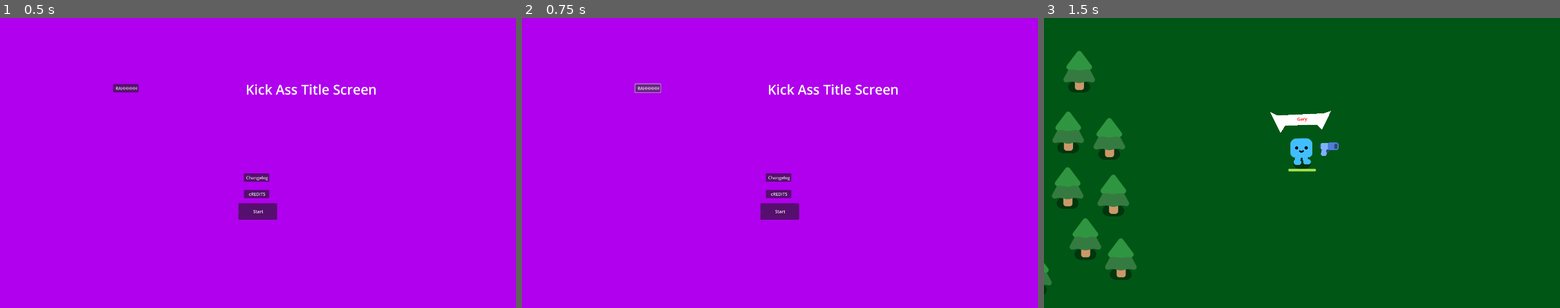
Above: before the commit, frames 1-3 (left to right).
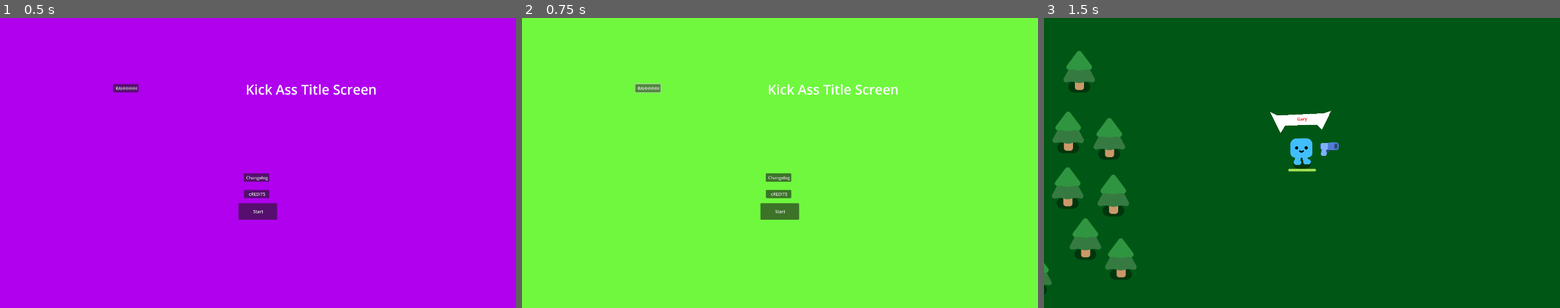
Above: after the commit, the same moments.

Repository: OcksDev/PizzaSurvivors
Game: Godot game, scene res://main_menu.tscn
Same seed, same stepped clock (60 frames per second), same inputs: the game is played once before the commit and once after it.
Inputs:
- Up to frame 1 (0.5 s): no input
- Up to frame 2 (0.75 s): click "RAHHHHH" at 0.5 s
- Up to frame 3 (1.5 s): click "Start" at 1.25 s

Frame 1 is identical in both runs. In frame 2, 100% of the frame differs, in the area x 0-100%, y 0-100%; in frame 3, nothing differs.

Commit message:
RAHHH button now works

Diff:
--- a/main_menu.gd
+++ b/main_menu.gd
@@ -17,3 +17,8 @@
 func _on_changelog_pressed() -> void:
 	get_tree().change_scene_to_packed(changelog_scene);
 	pass # Replace with function body.
+
+
+func _on_rahhh_pressed() -> void:
+	get_child(0).color = Color(randf(), randf(), randf(), 1.0)
+	pass # Replace with function body.
--- a/main_menu.tscn
+++ b/main_menu.tscn
@@ -17,7 +17,7 @@
 grow_vertical = 2
 color = Color(0.690695, 0.00276425, 0.932588, 1)
 
-[node name="Button" type="Button" parent="ColorRect"]
+[node name="RAHHH" type="Button" parent="ColorRect"]
 layout_mode = 0
 offset_left = 421.0
 offset_top = 246.0
@@ -71,6 +71,7 @@
 text = "Start"
 icon = SubResource("CanvasTexture_feb5d")
 
+[connection signal="pressed" from="ColorRect/RAHHH" to="." method="_on_rahhh_pressed"]
 [connection signal="pressed" from="ColorRect/changelog" to="." method="_on_changelog_pressed"]
 [connection signal="pressed" from="ColorRect/credits" to="." method="_on_credits_pressed"]
 [connection signal="pressed" from="ColorRect/start" to="." method="_on_start_pressed"]
